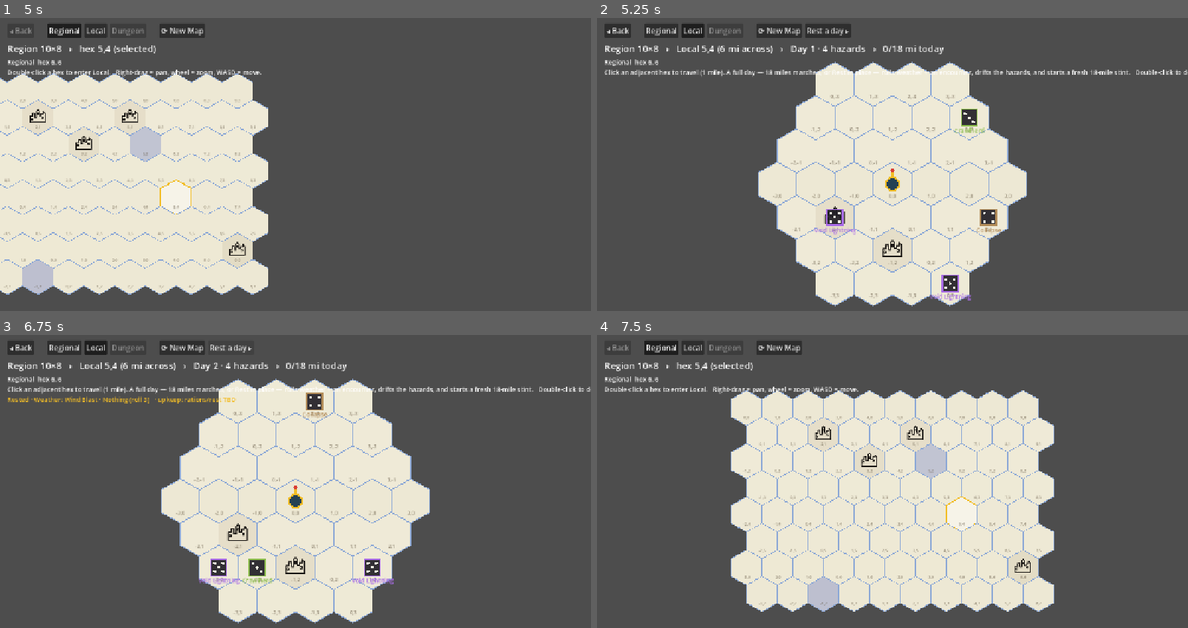
Above: before the commit, frames 1-4 (two rows, left to right).
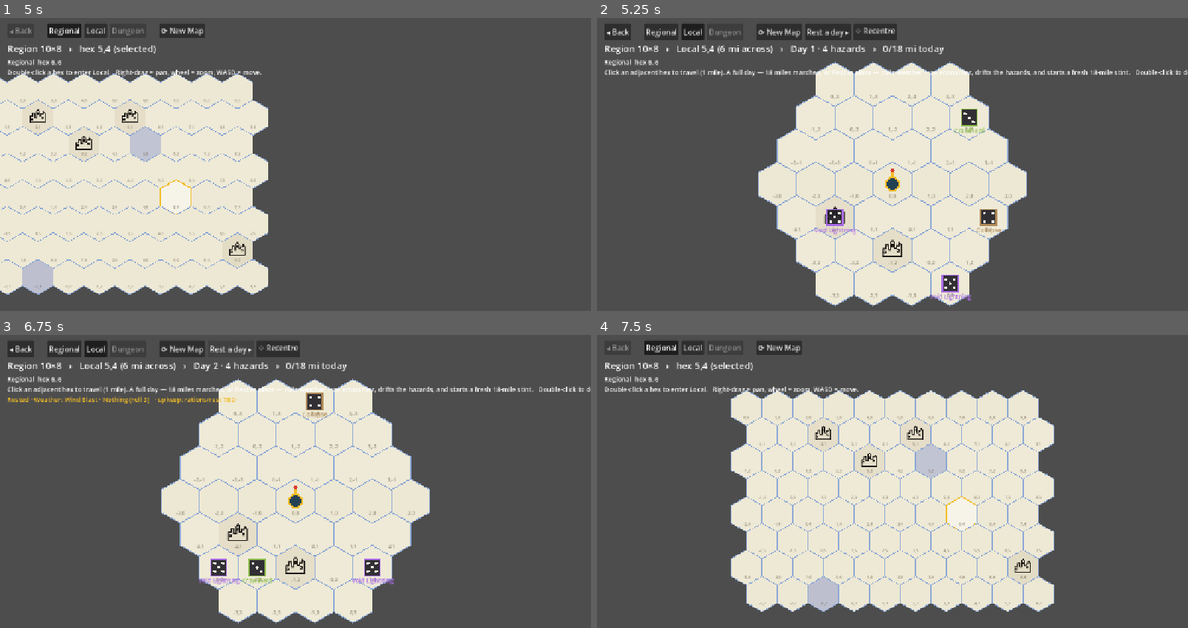
Above: after the commit, the same moments.

Repository: kostchei/VITD_claude
Game: Godot game, scene res://scenes/Main.tscn
Same seed, same stepped clock (60 frames per second), same inputs: the game is played once before the commit and once after it.
Inputs (mouse positions are in pixels of both pictures, inside the frame that each line leads up to):
- Up to frame 1 (5 s): click "⟳ New Map" at 0.5 s; click "⟳ New Map" at 1.25 s; click "Regional" at 2 s; click "Generate" at 2.75 s; tap A at 3.5, 4.25 s; move the mouse to (425, 167) at 3.52 s; hold D 3.53-4.25 s; tap Backspace at 3.6 s; click (425, 167) at 3.67 s; drag from (177, 199) to (265, 249) at 4.27 s
- Up to frame 2 (5.25 s): click "Local" at 5 s
- Up to frame 3 (6.75 s): click (277, 349) at 5.75 s, where only the run after the commit has a clickable "⌖ Recentre"; click "Rest a day ▸" at 6.5 s
- Up to frame 4 (7.5 s): click "◂ Back" at 7.25 s

Frame 1 is identical in both runs. In frame 2, 1.0% of the frame differs, in the area x 1-51%, y 2-8%; in frame 3, 0.9%; in frame 4, nothing differs.

Commit message:
Add free-pan Recentre button; rewrite roadmap #1-2 to continuous grid
The camera already pans freely; add a ⌖ Recentre button (Local scale)
that snaps back to the party, and frame on the party when entering Local.

Rewrite roadmap items 1-2 to the continuous 1-mile grid model: the
regional map is a 6x zoom-out overlay over one continuous fine grid,
each fine hex owned by the regional hex its centre rounds to. This
replaces the discrete 37-hex local maps and the edge-crossing teleport.

Co-Authored-By: Claude Opus 4.8 <noreply@anthropic.com>

Diff:
--- a/scripts/main.gd
+++ b/scripts/main.gd
@@ -49,6 +49,7 @@
 var back_btn: Button
 var new_btn: Button
 var next_day_btn: Button
+var recentre_btn: Button
 var new_dialog: ConfirmationDialog
 var scale_btns := {}   # Scale -> Button
 var level_panel: VBoxContainer
@@ -146,8 +147,8 @@
 	miles_today = 0
 	last_day_text = ""
 	hex_view.set_party(party_local)
-	camera.position = m.pixel_center(HEX_SIZE)
 	camera.set_zoom_level(1.0)
+	_recentre_on_party()  # frame on the party, not the bare map centre
 	_refresh_ui()
 
 
@@ -253,6 +254,16 @@
 
 
 # --- travel ---
+
+## Snap the camera to the party's hex. Free panning (drag / WASD) stays as-is;
+## this just gets you back when you've wandered the view off the party.
+func _recentre_on_party() -> void:
+	if current_scale != Scale.LOCAL or not local_maps.has(selected_regional):
+		return
+	var m: HexMap = local_maps[selected_regional]
+	var flat := m.orientation == HexMap.Orientation.FLAT
+	camera.position = HexGrid.axial_to_pixel(party_local, HEX_SIZE, flat)
+
 
 ## Move the party one hex (= 1 mile). Each completed 18 miles is a day, which
 ## rolls weather + an encounter on the current hex's terrain table.
@@ -361,6 +372,12 @@
 	next_day_btn.pressed.connect(_pass_day.bind(true))
 	controls.add_child(next_day_btn)
 
+	# Recentre the camera on the party (Local scale only); panning is free.
+	recentre_btn = Button.new()
+	recentre_btn.text = "⌖ Recentre"
+	recentre_btn.pressed.connect(_recentre_on_party)
+	controls.add_child(recentre_btn)
+
 	new_dialog = ConfirmationDialog.new()
 	new_dialog.title = "New Regional Map"
 	new_dialog.dialog_text = "Roll a new regional map?\nThe current world and all explored local maps will be replaced."
@@ -422,6 +439,7 @@
 	journal.text = last_day_text if current_scale == Scale.LOCAL else ""
 	back_btn.disabled = current_scale == Scale.REGIONAL
 	next_day_btn.visible = current_scale == Scale.LOCAL
+	recentre_btn.visible = current_scale == Scale.LOCAL
 
 	scale_btns[Scale.REGIONAL].button_pressed = current_scale == Scale.REGIONAL
 	scale_btns[Scale.LOCAL].button_pressed = current_scale == Scale.LOCAL
Not shown, added: roadmap.md
